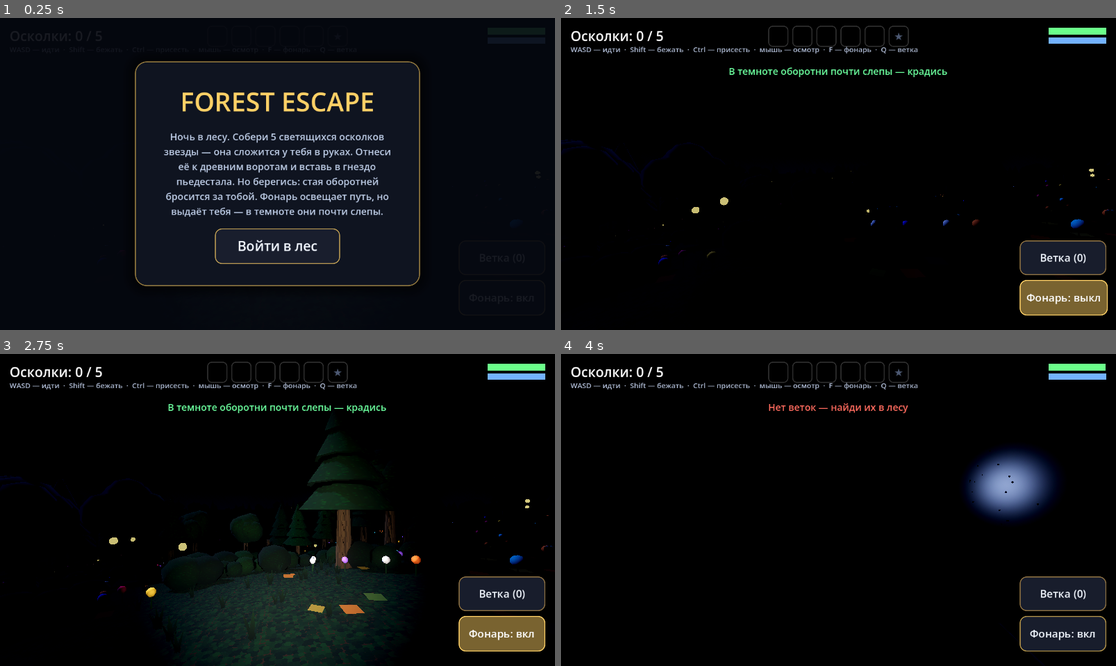
Above: before the commit, frames 1-4 (two rows, left to right).
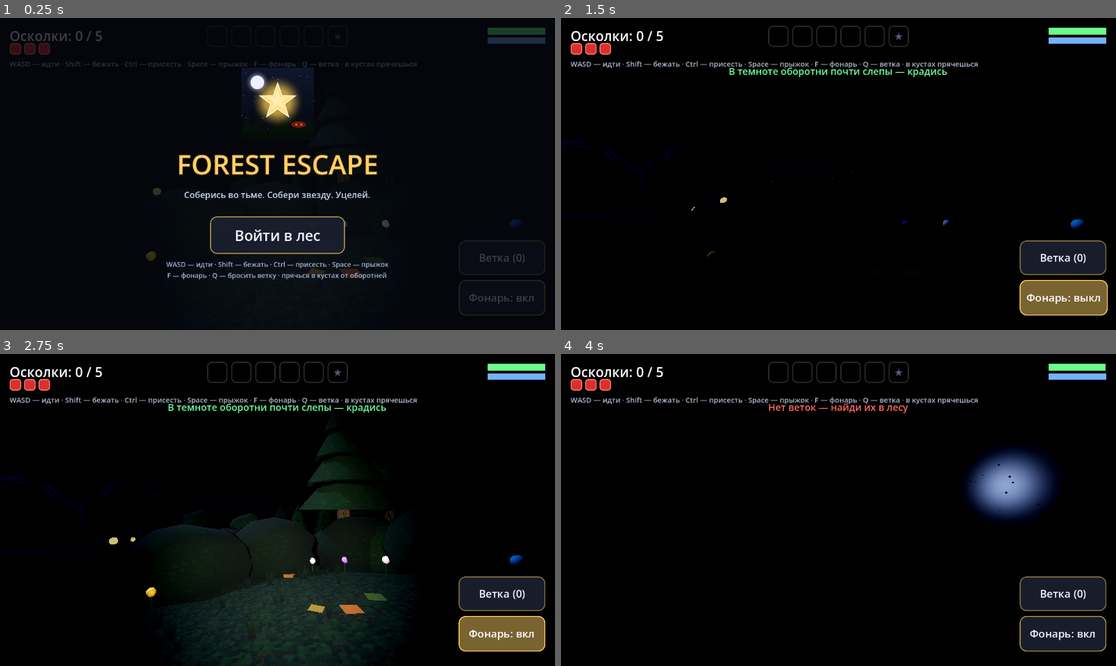
Above: after the commit, the same moments.

Repository: koziabra/forest_escape
Game: Godot game, scene res://Main.tscn
The game is run twice, just before and just after one commit, with the same random seed, the same clock (stepped at 60 frames per second) and the same inputs.
Inputs (mouse positions are in pixels of both pictures, inside the frame that each line leads up to):
- Up to frame 1 (0.25 s): no input
- Up to frame 2 (1.5 s): click "Войти в лес" at 0.5 s; click "Фонарь: вкл" at 1.25 s
- Up to frame 3 (2.75 s): click "Фонарь: выкл" at 2 s
- Up to frame 4 (4 s): click "Ветка (0)" at 2.75 s; tap Enter at 3.5 s; move the mouse to (866, 510) at 3.52 s; hold W from 3.53 s (still down); tap Space at 3.6, 3.77 s

The runs differ from the first frame. In frame 1, 9.9% of the frame differs, in the area x 1-99%, y 3-92%; in frame 2, 1.3%; in frame 3, 3.2%; in frame 4, 1.2%.

Commit message:
v3.4: здоровье, прыжок, укрытия в кустах, звуки, новое меню
- Здоровье: 3 удара + красный экран урона, отброс оборотня и неуязвимость.
- Прыжок (Space) с гравитацией и звуками прыжка/приземления.
- Крупные кусты-укрытия: спрятался — не видят; но гонящийся находит.
- Звуки: урон, прыжок/приземление, сердцебиение при погоне.
- Новое стартовое меню: логотип, заголовок с обводкой, слоган, управление.

Co-Authored-By: Claude Opus 4.8 <noreply@anthropic.com>

Diff:
--- a/game.gd
+++ b/game.gd
@@ -8,6 +8,9 @@
 const EYE := 1.6
 const PLAYER_SPEED := 5.0       # обычная ходьба
 const SPRINT_SPEED := 9.0       # спринт (Shift)
+const JUMP_VELOCITY := 5.4      # прыжок (Space)
+const GRAVITY := 15.0
+const MAX_HEALTH := 3
 const PLAYER_R := 0.4
 const TREE_COUNT := 4000
 const SHARD_COUNT := 5
@@ -40,6 +43,14 @@
 var stamina := 1.0
 var stamina_exhausted := false
 var cam_eye := EYE
+var jump_h := 0.0
+var jump_vy := 0.0
+var was_airborne := false
+var health := MAX_HEALTH
+var invuln := 0.0
+var hidden := false
+var bush_grid: Dictionary = {}
+var heartbeat_t := 0.0
 
 var move_index := -1
 var move_origin := Vector2.ZERO
@@ -101,6 +112,8 @@
 var status_timer := 0.0
 var battery_fill: ColorRect
 var stamina_fill: ColorRect
+var health_slots: Array = []
+var damage_rect: ColorRect
 var light_btn: Button
 var menu_panel: Control
 var end_panel: Control
@@ -708,20 +721,22 @@
 func _build_bushes() -> void:
 	var trans: Array = []
 	var cols: Array = []
-	for i in 4000:
+	var mesh_r := 1.0
+	for i in 3600:
 		var a := randf() * TAU
 		var r := randf_range(8.0, WORLD - 4.0)
 		var x := cos(a) * r
 		var z := sin(a) * r
-		var s := randf_range(0.7, 1.5)
-		var b := Basis(Vector3.UP, randf() * TAU).scaled(Vector3(s, s, s))
-		trans.append(Transform3D(b, Vector3(x, _terrain_h(x, z) + 0.35 * s, z)))
+		var s := randf_range(1.0, 2.2)                 # крупнее — можно спрятаться
+		var b := Basis(Vector3.UP, randf() * TAU).scaled(Vector3(s, s * 0.85, s))
+		trans.append(Transform3D(b, Vector3(x, _terrain_h(x, z) + 0.4 * s, z)))
 		cols.append(Color.from_hsv(0.28 + randf_range(-0.03, 0.05), 0.44, randf_range(0.18, 0.3)))
+		_bush_add(x, z, mesh_r * s * 0.75)             # радиус укрытия
 	var mesh := SphereMesh.new()
-	mesh.radius = 0.55
-	mesh.height = 0.9
-	mesh.radial_segments = 6
-	mesh.rings = 4
+	mesh.radius = mesh_r
+	mesh.height = mesh_r * 1.7
+	mesh.radial_segments = 7
+	mesh.rings = 5
 	var mat := _img_mat(foliage_img_tex, 2.0)
 	mat.vertex_color_use_as_albedo = true
 	_add_mm(mesh, mat, trans, cols)
@@ -1079,6 +1094,30 @@
 	tree_grid[key].append(Vector3(x, z, r))
 
 
+func _bush_add(x: float, z: float, r: float) -> void:
+	var key := Vector2i(int((x - grid_origin) / GRID_CELL), int((z - grid_origin) / GRID_CELL))
+	if not bush_grid.has(key):
+		bush_grid[key] = []
+	bush_grid[key].append(Vector3(x, z, r))
+
+
+# игрок «спрятался», если стоит внутри куста
+func _is_hidden() -> bool:
+	var px := player.position.x
+	var pz := player.position.z
+	var cx := int((px - grid_origin) / GRID_CELL)
+	var cz := int((pz - grid_origin) / GRID_CELL)
+	for dz in [-1, 0, 1]:
+		for dx in [-1, 0, 1]:
+			var key := Vector2i(cx + dx, cz + dz)
+			if bush_grid.has(key):
+				for b in bush_grid[key]:
+					var bv: Vector3 = b
+					if Vector2(px - bv.x, pz - bv.y).length() < bv.z:
+						return true
+	return false
+
+
 func _nearby_trees(x: float, z: float) -> Array:
 	var out: Array = []
 	var cx := int((x - grid_origin) / GRID_CELL)
@@ -1202,6 +1241,33 @@
 	hud_count.add_theme_font_size_override("font_size", 28)
 	layer.add_child(hud_count)
 
+	# красный экран урона
+	damage_rect = ColorRect.new()
+	damage_rect.set_anchors_preset(Control.PRESET_FULL_RECT)
+	damage_rect.color = Color(0.7, 0.05, 0.03, 0.0)
+	damage_rect.mouse_filter = Control.MOUSE_FILTER_IGNORE
+	layer.add_child(damage_rect)
+
+	# здоровье (квадраты-сердца)
+	var hp := HBoxContainer.new()
+	hp.position = Vector2(20, 52)
+	hp.add_theme_constant_override("separation", 6)
+	hp.mouse_filter = Control.MOUSE_FILTER_IGNORE
+	layer.add_child(hp)
+	health_slots.clear()
+	for i in MAX_HEALTH:
+		var h := Panel.new()
+		h.custom_minimum_size = Vector2(24, 24)
+		h.mouse_filter = Control.MOUSE_FILTER_IGNORE
+		var hsb := StyleBoxFlat.new()
+		hsb.bg_color = Color(0.9, 0.2, 0.18, 0.95)
+		hsb.set_corner_radius_all(6)
+		hsb.set_border_width_all(2)
+		hsb.border_color = Color(1, 0.5, 0.45)
+		h.add_theme_stylebox_override("panel", hsb)
+		hp.add_child(h)
+		health_slots.append(hsb)
+
 	# ряд ячеек-осколков (по центру вверху), как в HTML
 	var inv := HBoxContainer.new()
 	inv.alignment = BoxContainer.ALIGNMENT_CENTER
@@ -1244,11 +1310,11 @@
 	layer.add_child(hud_msg)
 
 	var hint := Label.new()
-	hint.position = Vector2(20, 54)
+	hint.position = Vector2(20, 84)
 	hint.mouse_filter = Control.MOUSE_FILTER_IGNORE
 	hint.add_theme_font_size_override("font_size", 15)
 	hint.add_theme_color_override("font_color", Color(0.7, 0.75, 0.85))
-	hint.text = "WASD — идти  ·  Shift — бежать  ·  Ctrl — присесть  ·  мышь — осмотр  ·  F — фонарь  ·  Q — ветка"
+	hint.text = "WASD — идти · Shift — бежать · Ctrl — присесть · Space — прыжок · F — фонарь · Q — ветка · в кустах прячешься"
 	layer.add_child(hint)
 
 	# полоска заряда фонаря
@@ -1383,11 +1449,75 @@
 	end_panel.hide()
 	layer.add_child(end_panel)
 
-	menu_panel = _make_overlay(
-		"FOREST ESCAPE",
-		"Ночь в лесу. Собери 5 светящихся осколков звезды — она сложится у тебя в руках. Отнеси её к древним воротам и вставь в гнездо пьедестала. Но берегись: стая оборотней бросится за тобой. Фонарь освещает путь, но выдаёт тебя — в темноте они почти слепы.",
-		"Войти в лес", _on_play)
+	menu_panel = _build_start_menu()
 	layer.add_child(menu_panel)
+
+
+func _build_start_menu() -> Control:
+	var accent := Color(1.0, 0.82, 0.4)
+	var c := Control.new()
+	c.set_anchors_preset(Control.PRESET_FULL_RECT)
+	var bg := ColorRect.new()
+	bg.color = Color(0.02, 0.03, 0.06, 0.78)
+	bg.set_anchors_preset(Control.PRESET_FULL_RECT)
+	bg.mouse_filter = Control.MOUSE_FILTER_STOP
+	c.add_child(bg)
+
+	var center := CenterContainer.new()
+	center.set_anchors_preset(Control.PRESET_FULL_RECT)
+	c.add_child(center)
+
+	var vb := VBoxContainer.new()
+	vb.alignment = BoxContainer.ALIGNMENT_CENTER
+	vb.add_theme_constant_override("separation", 12)
+	center.add_child(vb)
+
+	var img := Image.new()
+	if img.load("res://icon.png") == OK:
+		var logo := TextureRect.new()
+		logo.texture = ImageTexture.create_from_image(img)
+		logo.custom_minimum_size = Vector2(150, 150)
+		logo.expand_mode = TextureRect.EXPAND_IGNORE_SIZE
+		logo.stretch_mode = TextureRect.STRETCH_KEEP_ASPECT_CENTERED
+		logo.size_flags_horizontal = Control.SIZE_SHRINK_CENTER
+		vb.add_child(logo)
+
+	var t := Label.new()
+	t.text = "FOREST ESCAPE"
+	t.horizontal_alignment = HORIZONTAL_ALIGNMENT_CENTER
+	t.add_theme_font_size_override("font_size", 56)
+	t.add_theme_color_override("font_color", accent)
+	t.add_theme_color_override("font_outline_color", Color(0.14, 0.07, 0.0))
+	t.add_theme_constant_override("outline_size", 8)
+	vb.add_child(t)
+
+	var tag := Label.new()
+	tag.text = "Соберись во тьме. Собери звезду. Уцелей."
+	tag.horizontal_alignment = HORIZONTAL_ALIGNMENT_CENTER
+	tag.add_theme_font_size_override("font_size", 18)
+	tag.add_theme_color_override("font_color", Color(0.8, 0.85, 0.95))
+	vb.add_child(tag)
+
+	var sp := Control.new()
+	sp.custom_minimum_size = Vector2(0, 8)
+	vb.add_child(sp)
+
+	var b := Button.new()
+	b.text = "Войти в лес"
+	b.custom_minimum_size = Vector2(280, 78)
+	b.size_flags_horizontal = Control.SIZE_SHRINK_CENTER
+	b.add_theme_font_size_override("font_size", 30)
+	_style_button(b, accent)
+	b.pressed.connect(_on_play)
+	vb.add_child(b)
+
+	var leg := Label.new()
+	leg.text = "WASD — идти · Shift — бежать · Ctrl — присесть · Space — прыжок\nF — фонарь · Q — бросить ветку · прячься в кустах от оборотней"
+	leg.horizontal_alignment = HORIZONTAL_ALIGNMENT_CENTER
+	leg.add_theme_font_size_override("font_size", 14)
+	leg.add_theme_color_override("font_color", Color(0.65, 0.72, 0.85))
+	vb.add_child(leg)
+	return c
 
 
 func _on_play() -> void:
@@ -1409,6 +1539,41 @@
 	light_on = not light_on
 	flashlight.visible = light_on
 	light_btn.text = "Фонарь: вкл" if light_on else "Фонарь: выкл"
+
+
+func _try_jump() -> void:
+	if not running:
+		return
+	if jump_h <= 0.001 and jump_vy == 0.0:
+		jump_vy = JUMP_VELOCITY
+		was_airborne = true
+		_beep(320.0, 0.1, 0.08, 520.0)
+
+
+func _hit_player(w: Dictionary) -> void:
+	if invuln > 0.0:
+		return
+	health -= 1
+	invuln = 1.6
+	_update_health()
+	if damage_rect != null:
+		damage_rect.color = Color(0.7, 0.05, 0.03, 0.55)
+	_beep(200.0, 0.3, 0.22, 80.0)
+	# отбросить оборотня, чтобы не добил мгновенно
+	var away := Vector3(w["pos"].x - player.position.x, 0, w["pos"].z - player.position.z)
+	if away.length() < 0.01:
+		away = Vector3(1, 0, 0)
+	away = away.normalized() * 4.5
+	var np: Vector3 = w["pos"] + away
+	np.y = _terrain_h(np.x, np.z)
+	w["pos"] = np
+	w["node"].position = np
+	w["state"] = "search"
+	w["search"] = SEARCH_TIME
+	if health <= 0:
+		_lose()
+	else:
+		_flash("Оборотень ранил тебя! HP: %d" % health, Color(1.0, 0.4, 0.35))
 
 
 func _update_hud() -> void:
@@ -1440,6 +1605,17 @@
 		star_sb.bg_color = Color(0, 0, 0, 0.35)
 		star_sb.border_color = Color(1, 1, 1, 0.18)
 		star_lbl.add_theme_color_override("font_color", Color(0.3, 0.35, 0.45))
+
+
+func _update_health() -> void:
+	for i in health_slots.size():
+		var sb: StyleBoxFlat = health_slots[i]
+		if i < health:
+			sb.bg_color = Color(0.9, 0.2, 0.18, 0.95)
+			sb.border_color = Color(1, 0.5, 0.45)
+		else:
+			sb.bg_color = Color(0.15, 0.12, 0.13, 0.6)
+			sb.border_color = Color(0.4, 0.3, 0.3)
 
 
 func _flash(msg: String, col: Color = Color(0.95, 0.97, 1.0)) -> void:
@@ -1484,6 +1660,8 @@
 			_throw_branch()
 		elif event.keycode == KEY_E:
 			_try_insert_shard()
+		elif event.keycode == KEY_SPACE:
+			_try_jump()
 
 
 # ---------- главный цикл ----------
@@ -1499,6 +1677,10 @@
 	if not running:
 		return
 	game_time += delta
+	if invuln > 0.0:
+		invuln -= delta
+	if damage_rect != null and damage_rect.color.a > 0.0:
+		damage_rect.color.a = max(0.0, damage_rect.color.a - delta * 1.2)
 
 	player.rotation.y = yaw
 	cam.rotation.x = pitch
@@ -1542,7 +1724,17 @@
 	if pr > WORLD:
 		nx = nx / pr * WORLD
 		nz = nz / pr * WORLD
-	player.position = Vector3(nx, _terrain_h(nx, nz), nz)
+	# прыжок / гравитация
+	if jump_h > 0.0 or jump_vy != 0.0:
+		jump_vy -= GRAVITY * delta
+		jump_h += jump_vy * delta
+		if jump_h <= 0.0:
+			jump_h = 0.0
+			jump_vy = 0.0
+			if was_airborne:
+				was_airborne = false
+				_beep(120.0, 0.09, 0.06, 80.0)
+	player.position = Vector3(nx, _terrain_h(nx, nz) + jump_h, nz)
 
 	# покачивание головы + крен камеры при ходьбе
 	var move_mag: float = min(1.0, mv.length())
@@ -1591,9 +1783,21 @@
 	# контекстные подсказки
 	if not ended and phase != "escape":
 		if any_chasing:
-			_flash("Оборотень гонится — беги или выключи фонарь!", Color(1.0, 0.42, 0.37))
+			_flash("Оборотень гонится — беги, прячься или выключи фонарь!", Color(1.0, 0.42, 0.37))
+		elif hidden:
+			_flash("Ты спрятался в кустах — тебя не видно", Color(0.42, 1.0, 0.62))
 		elif status_timer <= 0.0 and not light_on:
 			_flash("В темноте оборотни почти слепы — крадись", Color(0.42, 1.0, 0.62))
+
+	# сердцебиение при погоне
+	if any_chasing:
+		heartbeat_t -= delta
+		if heartbeat_t <= 0.0:
+			heartbeat_t = 0.6
+			_beep(56.0, 0.12, 0.16, 42.0)
+			get_tree().create_timer(0.17).timeout.connect(func() -> void: _beep(50.0, 0.1, 0.11, 40.0))
+	else:
+		heartbeat_t = 0.0
 
 
 func _animate_shards(delta: float) -> void:
@@ -1763,6 +1967,7 @@
 	var pp := player.position
 	var t := game_time
 	any_chasing = false
+	hidden = _is_hidden()
 	for w in wolves:
 		var wpos: Vector3 = w["pos"]
 		var dxp := pp.x - wpos.x
@@ -1791,7 +1996,9 @@
 			var hearing := 2.0
 			if moving:
 				hearing = 2.5 if crouching else (16.0 if sprinting else 10.0)
-			var sees := dist < sight or dist < hearing
+			# в кустах не видят — но уже гонящийся оборотень всё равно находит
+			var can_detect: bool = (not hidden) or w["state"] == "chase"
+			var sees := can_detect and (dist < sight or dist < hearing)
 			if sees:
 				if w["state"] != "chase":
 					_alert_pack(pp)
@@ -1878,8 +2085,7 @@
 			head.rotation.x += (0.15 - head.rotation.x) * 0.1
 
 		if dist < WOLF_CATCH:
-			_lose()
-			return
+			_hit_player(w)
 
 
 func _animate_wolf_run(w: Dictionary, delta: float, speed: float) -> void:
